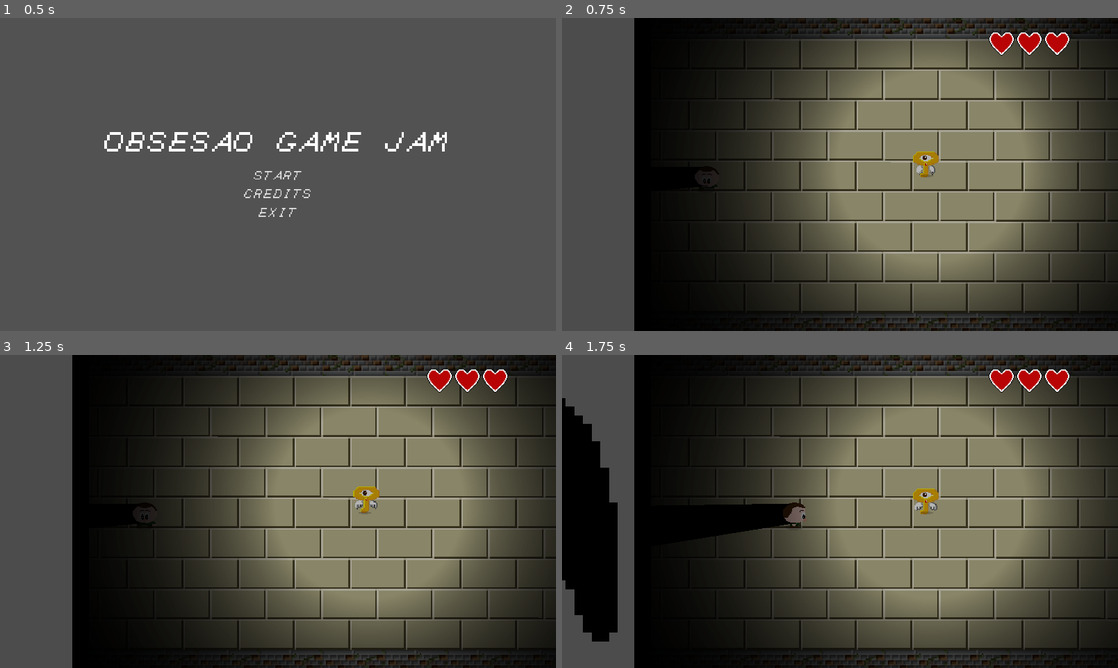
Above: before the commit, frames 1-4 (two rows, left to right).
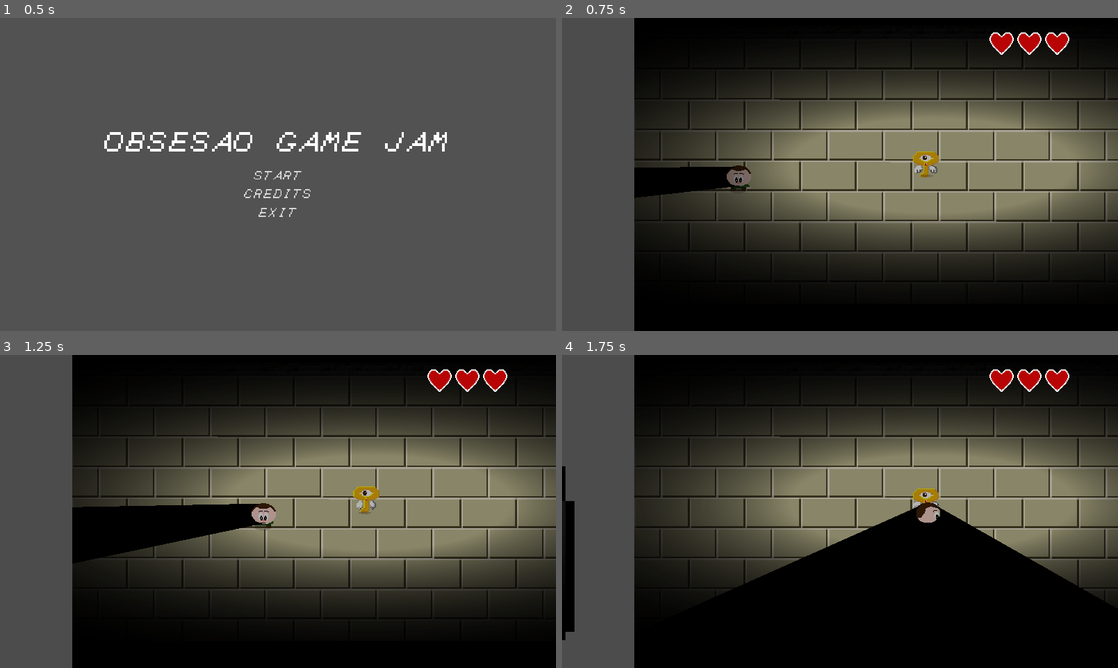
Above: after the commit, the same moments.

Repository: GameJams-fiwon123/GameD3v-OBSESSAO
Game: Godot game, scene res://Scenes/Screens/MainMenu.tscn
Two runs of this game, one before a commit and one after it. Both use one fixed random seed, a clock stepped at 60 frames per second and the inputs below.
Inputs:
- Up to frame 1 (0.5 s): no input
- Up to frame 2 (0.75 s): click "START" at 0.5 s
- Up to frame 3 (1.25 s): no input
- Up to frame 4 (1.75 s): hold D (right) from 1.28 s (still down)

Frame 1 is identical in both runs. In frame 2, 41% of the frame differs, in the area x 13-100%, y 0-100%; in frame 3, 41%; in frame 4, 54%, in the area x 0-100%, y 0-100%.
Error in both runs: Invalid get index '0' (on base: 'PoolVector2Array'). (res://Scripts/Key.gd:31)

Commit message:
Same velocity

Diff:
--- a/obsessao/Scenes/Objects/Key.tscn
+++ b/obsessao/Scenes/Objects/Key.tscn
@@ -28,8 +28,8 @@
 [sub_resource type="RectangleShape2D" id=2]
 extents = Vector2( 9.30023, 10.2446 )
 
-[sub_resource type="CircleShape2D" id=3]
-radius = 131.159
+[sub_resource type="RectangleShape2D" id=7]
+extents = Vector2( 150, 1440 )
 
 [sub_resource type="CircleShape2D" id=4]
 radius = 14.9794
@@ -50,7 +50,7 @@
 }
 
 [sub_resource type="RectangleShape2D" id=6]
-extents = Vector2( 133.471, 131.632 )
+extents = Vector2( 78.2574, 131.632 )
 
 [node name="Key" type="KinematicBody2D"]
 collision_layer = 2
@@ -59,7 +59,6 @@
 [node name="Sprite" type="AnimatedSprite" parent="."]
 frames = SubResource( 1 )
 animation = "open"
-frame = 3
 playing = true
 
 [node name="CollisionShape2D" type="CollisionShape2D" parent="."]
@@ -70,7 +69,7 @@
 collision_layer = 2
 
 [node name="CollisionShape2D" type="CollisionShape2D" parent="Detector"]
-shape = SubResource( 3 )
+shape = SubResource( 7 )
 
 [node name="DetectorWin" type="Area2D" parent="."]
 collision_layer = 2
@@ -91,7 +90,7 @@
 
 [node name="Light2D" parent="." instance=ExtResource( 11 )]
 position = Vector2( 5.16952, -1.94 )
-scale = Vector2( 2, 2 )
+scale = Vector2( 3, 1 )
 
 [node name="DetectLight" type="Area2D" parent="Light2D"]
 collision_layer = 8
@@ -100,7 +99,7 @@
 shape = SubResource( 6 )
 
 [node name="Timer" type="Timer" parent="."]
-wait_time = 0.5
+wait_time = 0.7
 
 [node name="TimerPiscada" type="Timer" parent="."]
 wait_time = 3.0
--- a/obsessao/Scenes/Objects/Player.tscn
+++ b/obsessao/Scenes/Objects/Player.tscn
@@ -10,14 +10,14 @@
 [ext_resource path="res://GFX/Player/Vertical/tile001.png" type="Texture" id=8]
 [ext_resource path="res://GFX/Player/Vertical/tile002.png" type="Texture" id=9]
 [ext_resource path="res://GFX/Player/Vertical/tile003.png" type="Texture" id=10]
-[ext_resource path="res://GFX/Player/Dead/tile000.png" type="Texture" id=11]
-[ext_resource path="res://GFX/Player/Dead/tile001.png" type="Texture" id=12]
-[ext_resource path="res://GFX/Player/Dead/tile002.png" type="Texture" id=13]
-[ext_resource path="res://GFX/Player/Dead/tile003.png" type="Texture" id=14]
-[ext_resource path="res://GFX/Player/Down/tile000.png" type="Texture" id=15]
-[ext_resource path="res://GFX/Player/Down/tile001.png" type="Texture" id=16]
-[ext_resource path="res://GFX/Player/Down/tile002.png" type="Texture" id=17]
-[ext_resource path="res://GFX/Player/Down/tile003.png" type="Texture" id=18]
+[ext_resource path="res://GFX/Player/Down/tile000.png" type="Texture" id=11]
+[ext_resource path="res://GFX/Player/Down/tile001.png" type="Texture" id=12]
+[ext_resource path="res://GFX/Player/Down/tile002.png" type="Texture" id=13]
+[ext_resource path="res://GFX/Player/Down/tile003.png" type="Texture" id=14]
+[ext_resource path="res://GFX/Player/Dead/tile000.png" type="Texture" id=15]
+[ext_resource path="res://GFX/Player/Dead/tile001.png" type="Texture" id=16]
+[ext_resource path="res://GFX/Player/Dead/tile002.png" type="Texture" id=17]
+[ext_resource path="res://GFX/Player/Dead/tile003.png" type="Texture" id=18]
 
 [sub_resource type="SpriteFrames" id=1]
 animations = [ {
@@ -32,13 +32,13 @@
 "speed": 5.0
 }, {
 "frames": [ ExtResource( 11 ), ExtResource( 12 ), ExtResource( 13 ), ExtResource( 14 ) ],
-"loop": false,
-"name": "dead",
+"loop": true,
+"name": "down",
 "speed": 5.0
 }, {
 "frames": [ ExtResource( 15 ), ExtResource( 16 ), ExtResource( 17 ), ExtResource( 18 ) ],
-"loop": true,
-"name": "down",
+"loop": false,
+"name": "dead",
 "speed": 5.0
 } ]
 
@@ -61,7 +61,6 @@
 [node name="AnimatedSprite" type="AnimatedSprite" parent="."]
 frames = SubResource( 1 )
 animation = "down"
-frame = 1
 playing = true
 
 [node name="CollisionShape2D" type="CollisionShape2D" parent="."]
--- a/obsessao/Scripts/Key.gd
+++ b/obsessao/Scripts/Key.gd
@@ -1,7 +1,7 @@
 extends KinematicBody2D
 
-var base_speed = 400
-var speed = 400
+var base_speed = 450
+var speed = 450
 
 var motion = Vector2()
 var possible_destination = []
--- a/obsessao/Scripts/Player.gd
+++ b/obsessao/Scripts/Player.gd
@@ -6,8 +6,8 @@
 
 var motion = Vector2()
 
-var base_speed = 450
-var speed = 450
+var base_speed = 400
+var speed = 400
 
 var is_dead = false
 
@@ -22,16 +22,17 @@
 		move_and_slide(motion * speed)
 
 func move():
+	motion.x
 	if Input.is_action_pressed("right"):
-		motion.x = 1
+		motion.x = 1.2
 		sprite.play("vertical")
 		sprite.flip_h = false
 	elif Input.is_action_pressed("left"):
-		motion.x = -1
+		motion.x = -1.2
 		sprite.play("vertical")
 		sprite.flip_h = true
 	else:
-		motion.x = 0
+		motion.x = 1
 
 	if Input.is_action_pressed("down"):
 		motion.y = 1
Not shown: 2 places in obsessao/Scenes/Objects/Teia.tscn that only renumber resources
